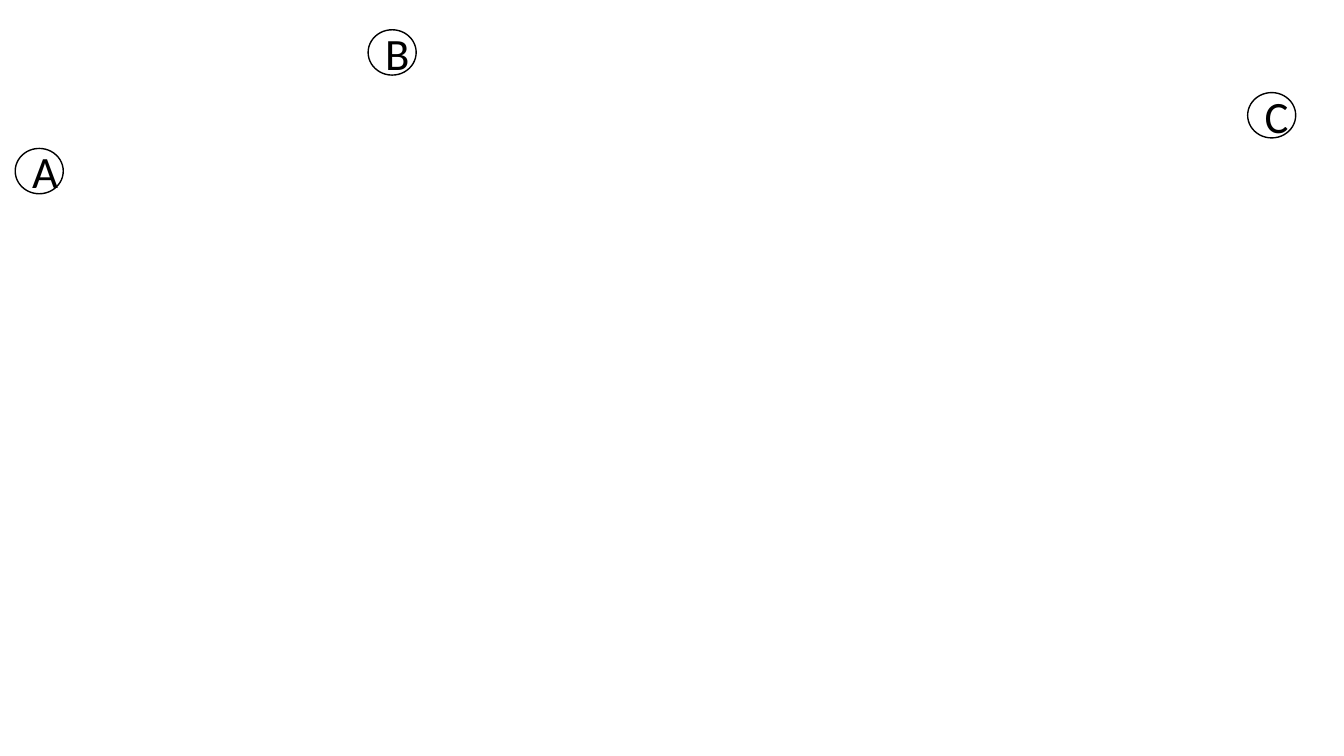
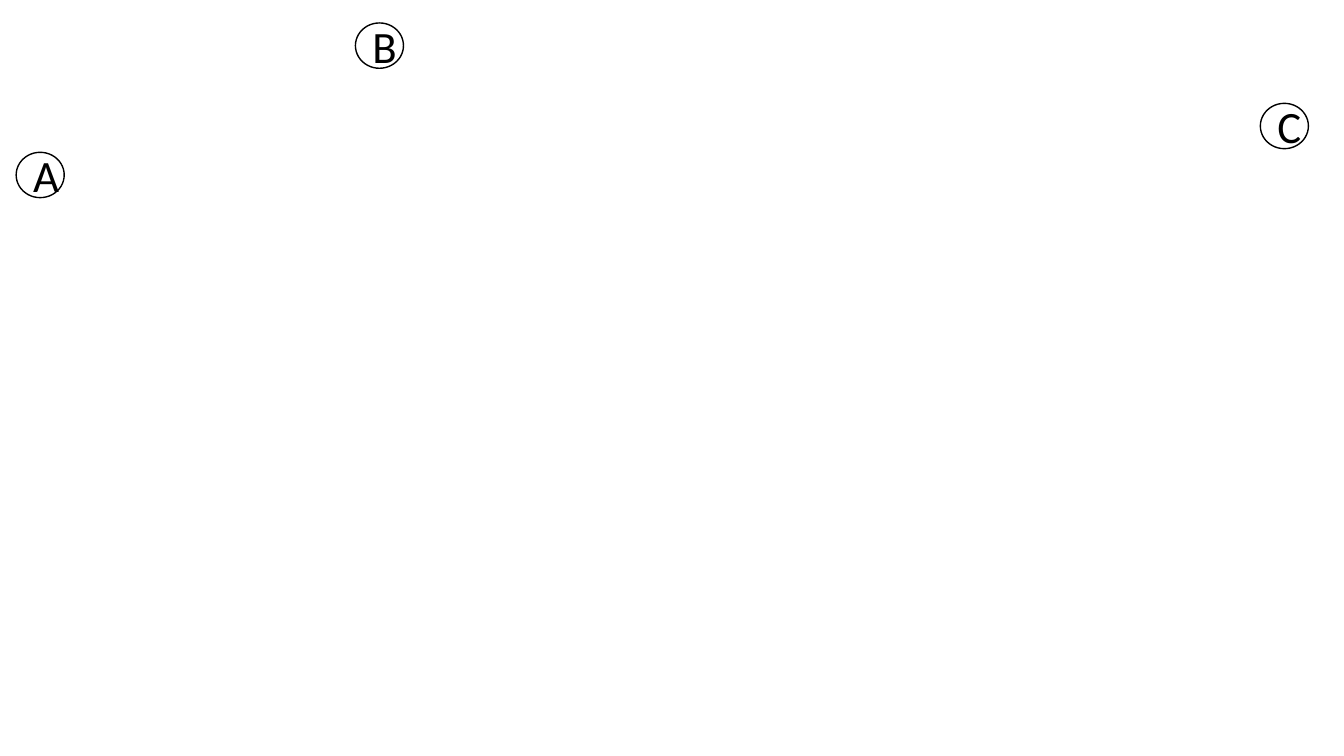
Before and after one commit to bhavyaghai/WordBias, a slide deck: slide 2 of figures/ppt2.pptx. Drawn at 1344x756 pixels with LibreOffice and Linux fonts; fonts in the diff are those of the drawing; background and template pictures are left out. Boxes give left, top, right and bottom in pixels: in the first picture for what was removed or moved away, otherwise in the second. Text is boxed around its words. In the diff, an @@ line names an element or a change of style, - is before the commit and + after.

```diff
--- a/figures/ppt2.pptx
+++ b/figures/ppt2.pptx
@@ ellipse "B": place and size @@
-ellipse "B" at bbox=[368, 30, 416, 76]
+ellipse "B" at bbox=[356, 23, 404, 69]
@@ ellipse "C": place and size @@
-ellipse "C" at bbox=[1248, 93, 1297, 138]
+ellipse "C" at bbox=[1260, 104, 1309, 149]
@@ ellipse "A": place and size @@
-ellipse "A" at bbox=[15, 148, 64, 194]
+ellipse "A" at bbox=[16, 152, 65, 198]
```
Also in this commit, not shown: 4 other files.
